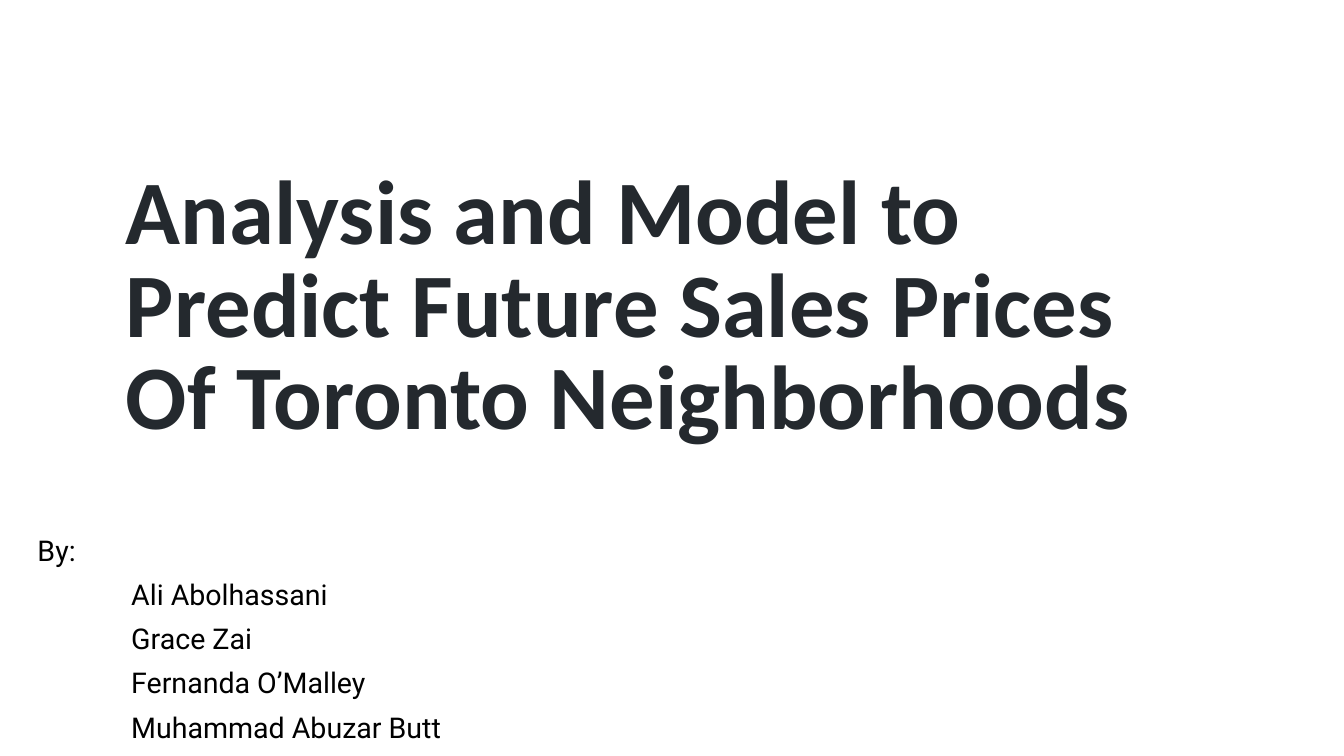
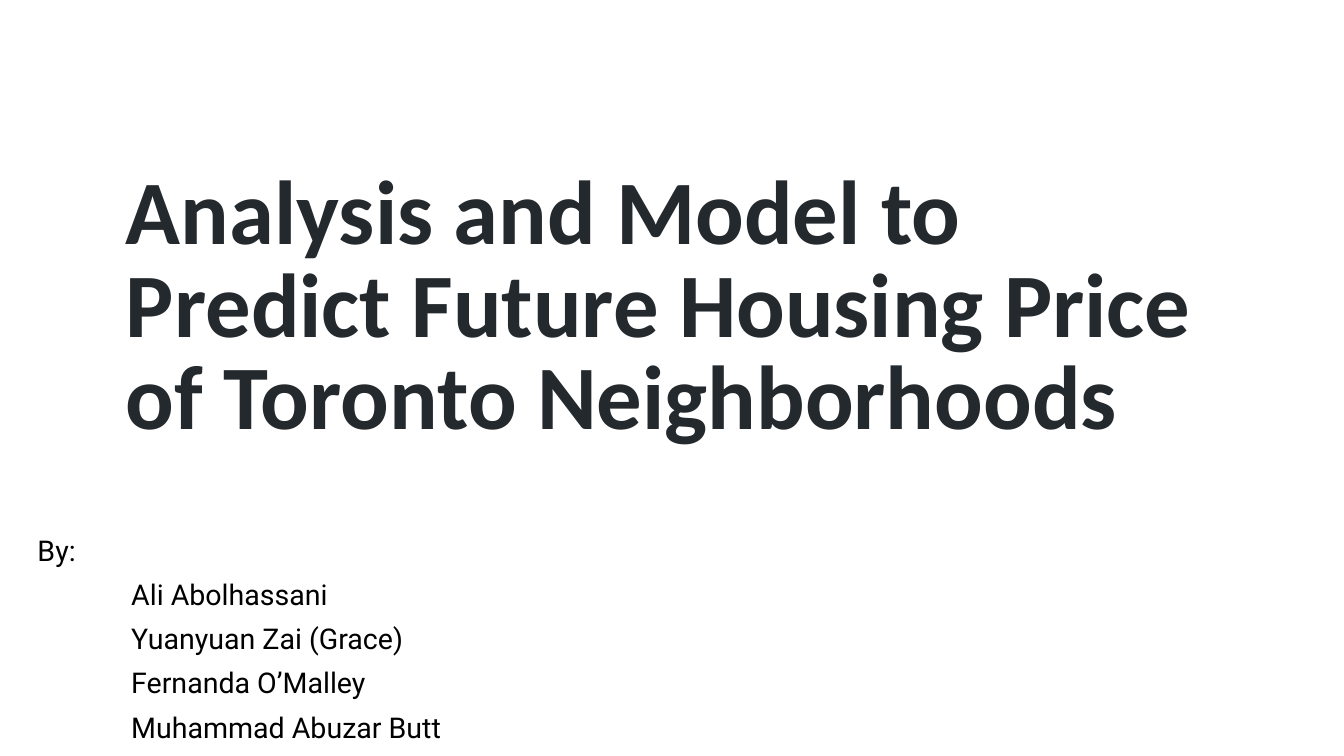
Before and after one commit to FernandaOmalley/Project1, a slide deck: slide 1 of Analysis and Model to Predict Future Sales Prices.pptx. Drawn at 1344x756 pixels with LibreOffice and Linux fonts; fonts in the diff are those of the drawing; background and template pictures are left out. Boxes give left, top, right and bottom in pixels: in the first picture for what was removed or moved away, otherwise in the second. Text is boxed around its words. In the diff, an @@ line names an element or a change of style, - is before the commit and + after.

```diff
--- a/Analysis and Model to Predict Future Sales Prices.pptx
+++ b/Analysis and Model to Predict Future Sales Prices.pptx
@@ title at (x1=126, y1=180, x2=1190, y2=445): text changed @@
-Analysis and Model to Predict Future Sales Prices Of Toronto Neighborhoods
+Analysis and Model to Predict Future Housing Price of Toronto Neighborhoods
@@ subtitle at (x1=131, y1=626, x2=403, y2=656): text changed @@
-Grace Zai
+Yuanyuan Zai (Grace)
```
Also in this commit, not shown: 4 other slides changed, 11 other files.
